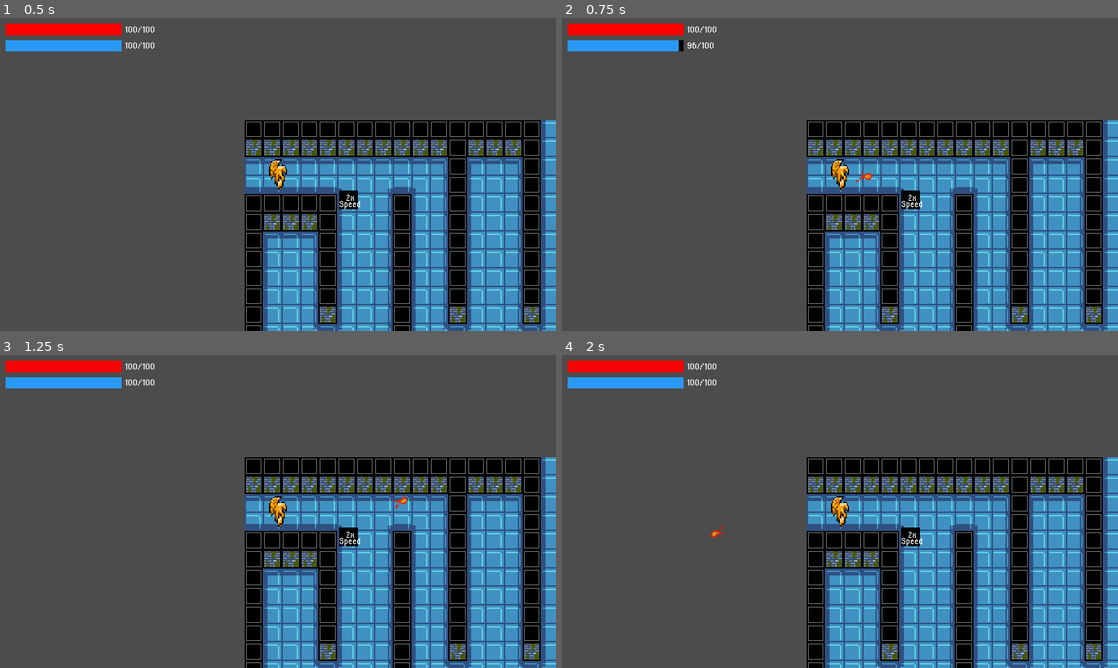
Above: before the commit, frames 1-4 (two rows, left to right).
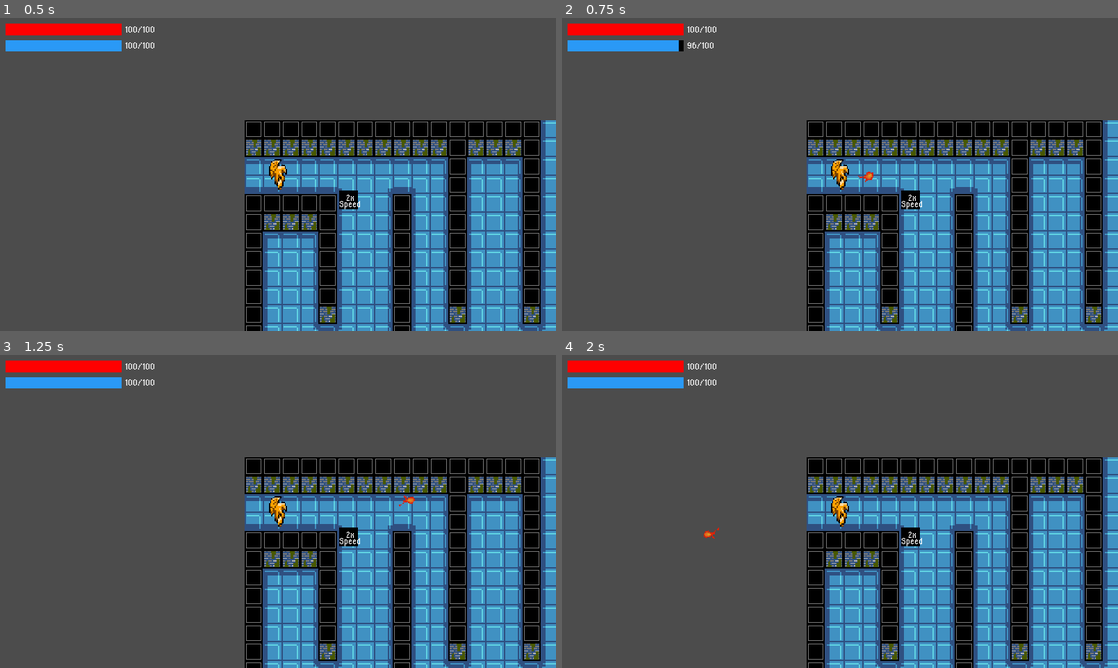
Above: after the commit, the same moments.

Repository: jonathanlin0/Theseus
Game: Godot game, scene res://Levels/Level1.tscn
Two runs of this game, one before a commit and one after it. Both use one fixed random seed, a clock stepped at 60 frames per second and the inputs below.
Inputs (mouse positions are in pixels of both pictures, inside the frame that each line leads up to):
- Up to frame 1 (0.5 s): no input
- Up to frame 2 (0.75 s): tap Enter at 0.5 s; move the mouse to (962, 158) at 0.52 s; click (962, 158) at 0.6 s
- Up to frame 3 (1.25 s): no input
- Up to frame 4 (2 s): move the mouse to (728, 527) at 1.27 s; click (728, 527) at 1.35 s

Frame 1 is identical in both runs. In frame 2, less than 0.1% of the frame differs, in the area x 52-56%, y 49-53%; in frame 3, less than 0.1%, in the area x 70-75%, y 44-50%; in frame 4, less than 0.1%.

Commit message:
Fireball Tweaks

Diff:
--- a/Theseus/Master_Data.gd
+++ b/Theseus/Master_Data.gd
@@ -13,10 +13,13 @@
 
 # collection of all the speeds
 var player_speed = 7500
-var fireball_speed = 170
+var fireball_speed = 180
 
 # how much energy each attack costs
 var fireball_cost = 5
+
+# how much damage each attack does
+var fireball_damage = 10
 
 func x_direction(x_body, x_other_object):
 	var out = 0
--- /dev/null
+++ b/Theseus/Misc/Pause.tscn
@@ -0,0 +1,11 @@
+[gd_scene format=2]
+
+[node name="Pause" type="CanvasLayer"]
+
+[node name="Control" type="Control" parent="."]
+pause_mode = 2
+margin_right = 40.0
+margin_bottom = 40.0
+__meta__ = {
+"_edit_use_anchors_": false
+}
--- a/Theseus/Weapons/Fireball.tscn
+++ b/Theseus/Weapons/Fireball.tscn
@@ -47,7 +47,7 @@
 
 [node name="AnimatedSprite" type="AnimatedSprite" parent="."]
 frames = SubResource( 8 )
-frame = 6
+frame = 2
 playing = true
 
 [node name="CollisionShape2D" type="CollisionShape2D" parent="."]
